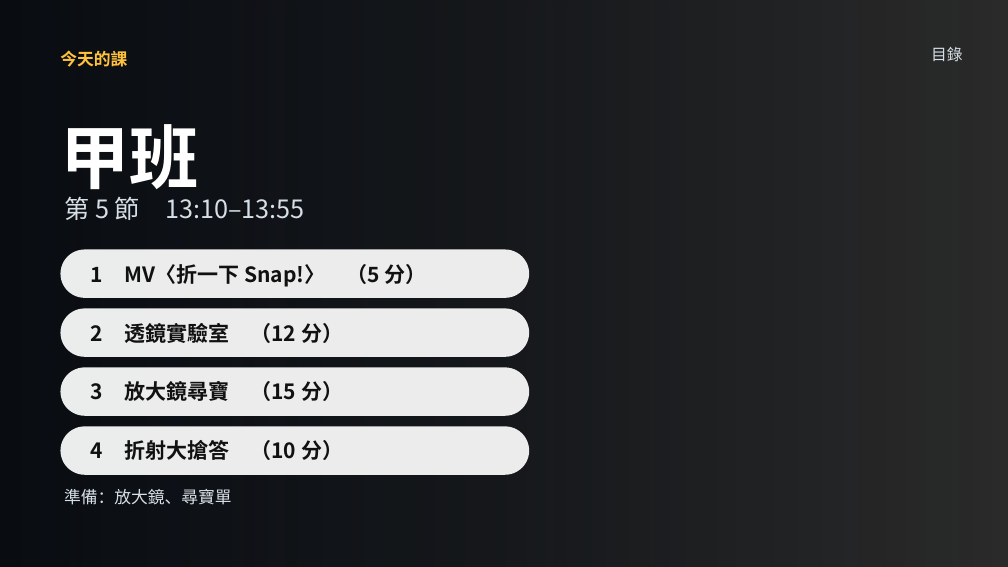
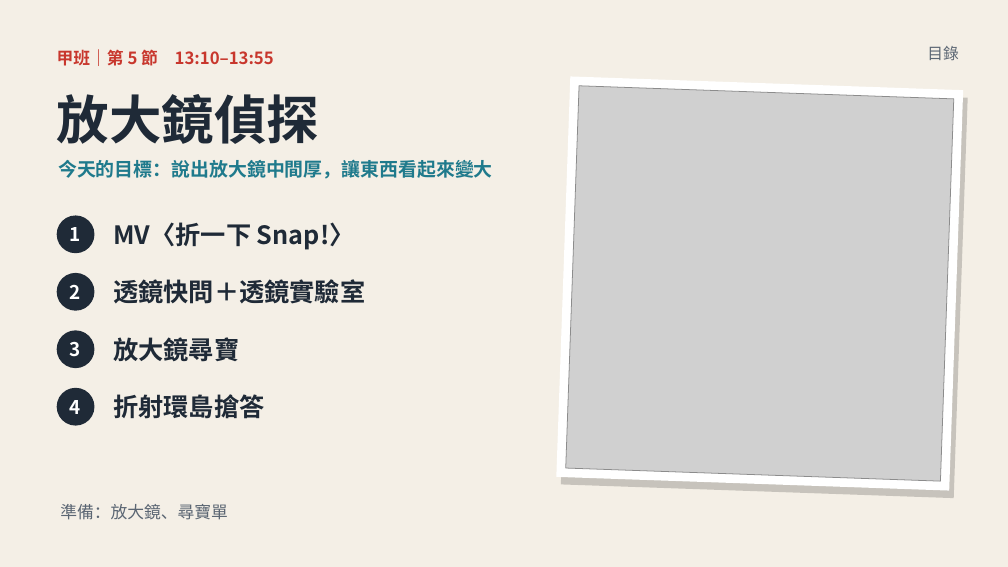
Before and after one commit to classtools1020/sports-results, a slide deck: slide 2 of f8f9fc3bd1/slides.pptx. Drawn at 1008x567 pixels with LibreOffice and Linux fonts; fonts in the diff are those of the drawing; grey boxes stand for pictures; background and template pictures are left out; a plain dark background stands for a picture behind light text. Boxes give left, top, right and bottom in pixels: in the first picture for what was removed or moved away, otherwise in the second. Text is boxed around its words. In the diff, an @@ line names an element or a change of style, - is before the commit and + after.

```diff
--- a/f8f9fc3bd1/slides.pptx
+++ b/f8f9fc3bd1/slides.pptx
@@ background picture (left out) to #FFFFFF @@
@@ rectangle at (x1=0, y1=0, x2=1008, y2=567): fill gradient #05090F to #F4EFE6 @@
@@ text at (x1=57, y1=47, x2=274, y2=69): text changed; size 24 to 16 pt; text colour #D6DEE6 to #C8372D; bold on @@
-第 5 節 13:10–13:55
+甲班｜第 5 節 13:10–13:55
@@ text removed at (x1=60, y1=50, x2=127, y2=67) @@
-今天的課
@@ text "目錄" at (x1=927, y1=46, x2=958, y2=60): text colour #D6DEE6 to #5B6673; line spacing 1.15 to 1.12 @@
@@ rectangle added at (x1=556, y1=76, x2=963, y2=491), fill #FFFFFF @@
@@ rectangle added at (x1=561, y1=84, x2=968, y2=498), fill #000000 at 18% opacity @@
@@ picture added at (x1=566, y1=86, x2=954, y2=481) @@
@@ text added at (x1=57, y1=94, x2=320, y2=144), 50 pt, text #1F2A37, bold @@
+放大鏡偵探
@@ text at (x1=58, y1=159, x2=493, y2=179): text changed; size 66 to 18 pt; text colour #FFFFFF to #1F7A8C @@
-甲班
+今天的目標：說出放大鏡中間厚，讓東西看起來變大
@@ ellipse added at (x1=57, y1=216, x2=95, y2=253), fill #1F2A37, 18 pt, text #FFFFFF, bold @@
+1
@@ text "MV〈折一下 Snap!〉" moved from (x1=60, y1=250, x2=529, y2=298) to (x1=113, y1=222, x2=355, y2=250) @@
@@ text "MV〈折一下 Snap!〉" at (x1=113, y1=222, x2=355, y2=250): vertical alignment middle to top; fill #FFFFFF at 92% opacity to none @@
@@ text at (x1=113, y1=222, x2=355, y2=250): text changed; size 20 to 24 pt; text colour #111111 to #1F2A37 @@
-1 MV〈折一下 Snap!〉 （5 分）
+MV〈折一下 Snap!〉
@@ ellipse added at (x1=57, y1=273, x2=95, y2=311), fill #1F2A37, 18 pt, text #FFFFFF, bold @@
+2
@@ text added at (x1=113, y1=279, x2=365, y2=304), 24 pt, text #1F2A37, bold @@
+透鏡快問＋透鏡實驗室
@@ rounded rectangle removed at (x1=60, y1=309, x2=529, y2=357) @@
-2 透鏡實驗室 （12 分）
@@ ellipse added at (x1=57, y1=330, x2=95, y2=368), fill #1F2A37, 18 pt, text #FFFFFF, bold @@
+3
@@ text at (x1=113, y1=337, x2=239, y2=362): text changed; size 16 to 24 pt; text colour #D6DEE6 to #1F2A37; bold on @@
-準備：放大鏡、尋寶單
+放大鏡尋寶
@@ ellipse added at (x1=57, y1=388, x2=95, y2=426), fill #1F2A37, 18 pt, text #FFFFFF, bold @@
+4
@@ rounded rectangle removed at (x1=60, y1=368, x2=529, y2=416) @@
-3 放大鏡尋寶 （15 分）
@@ text added at (x1=113, y1=394, x2=264, y2=419), 24 pt, text #1F2A37, bold @@
+折射環島搶答
@@ rounded rectangle removed at (x1=60, y1=426, x2=529, y2=475) @@
-4 折射大搶答 （10 分）
@@ text added at (x1=60, y1=504, x2=227, y2=520), 16 pt, text #5B6673 @@
+準備：放大鏡、尋寶單
```
Also in this commit, not shown: 11 other slides changed, 16 slides added, 6 slides removed, 3 other files.
